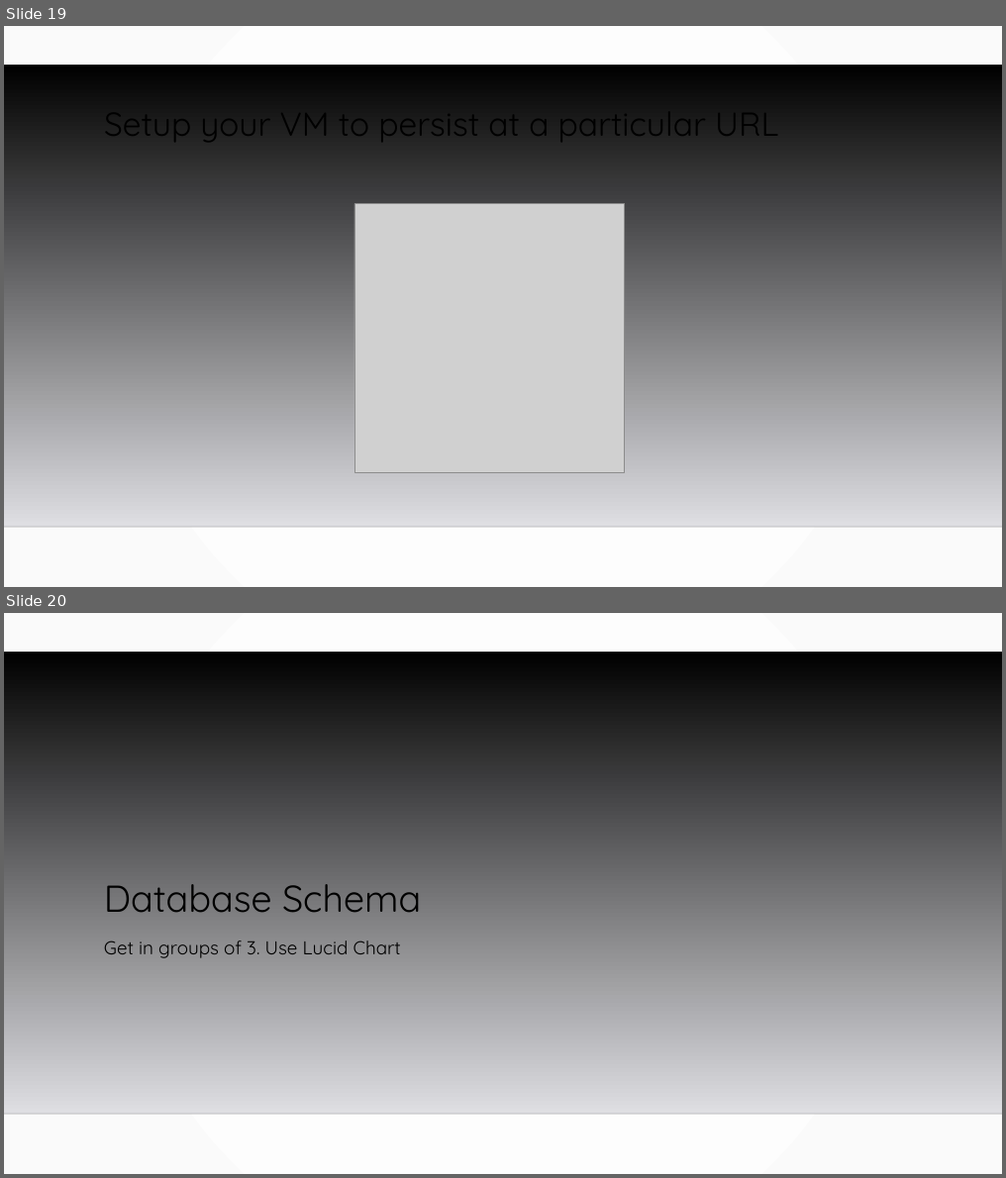
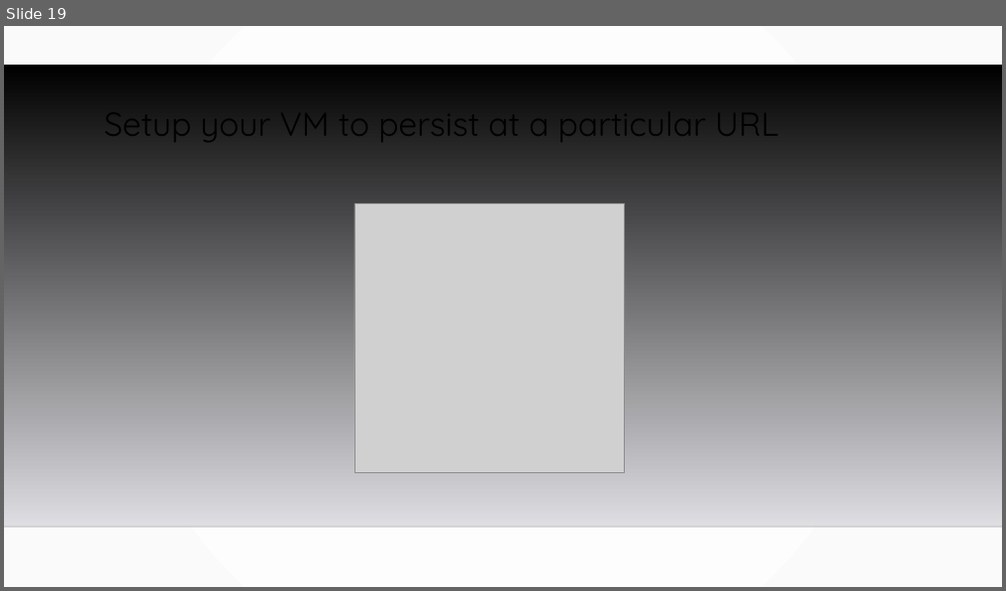
Before and after one commit to MGIS-UMN/GIS5577_week9, a slide deck: WebMapping_Backend.odp. Shown one above the other, each under a label of ours: slides 19 and 20 before the commit, slide 19 after it. The pictures are 1006x1178 and 1006x591 pixels, drawn with LibreOffice and Linux fonts; fonts in the diff are those of the drawing; grey boxes stand for pictures; background and template pictures are left out. Boxes give left, top, right and bottom in pixels: in the first picture for what was removed or moved away, otherwise in the second. Text is boxed around its words. In the diff, an @@ line names an element or a change of style, - is before the commit and + after.

```diff
--- a/WebMapping_Backend.odp
+++ b/WebMapping_Backend.odp
@@ slide 20 removed at [4,613,1002,1174], background gradient #FFFFFF to #FAFAFA; not listed: 2 template elements that a slide beside it also shows @@
@@ title removed at [104,884,421,912] @@
-Database Schema
@@ text removed at [104,941,401,959] @@
-Get in groups of 3. Use Lucid Chart
```
Also in this commit, not shown: 1 other slide removed, 2 other files.
